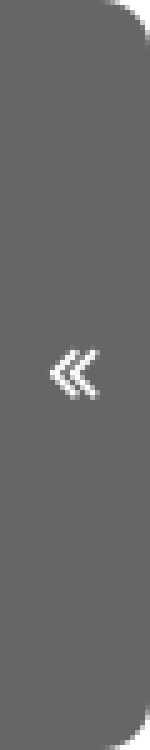
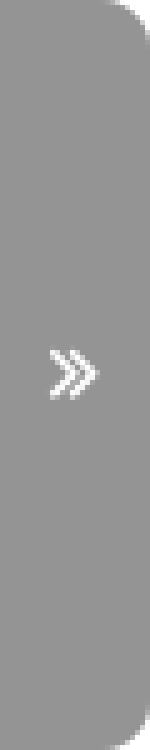
Revision of a layered 150px x 750px image; what changed, layer by layer:
showed "Right Arrow" over <box>50,345,100,400</box>
hid "Left Arrow" over <box>50,345,100,400</box>
added layer "Rounded Rectangle 1 copy" (30%) above "Rounded Rectangle 1" over <box>0,0,150,750</box>
